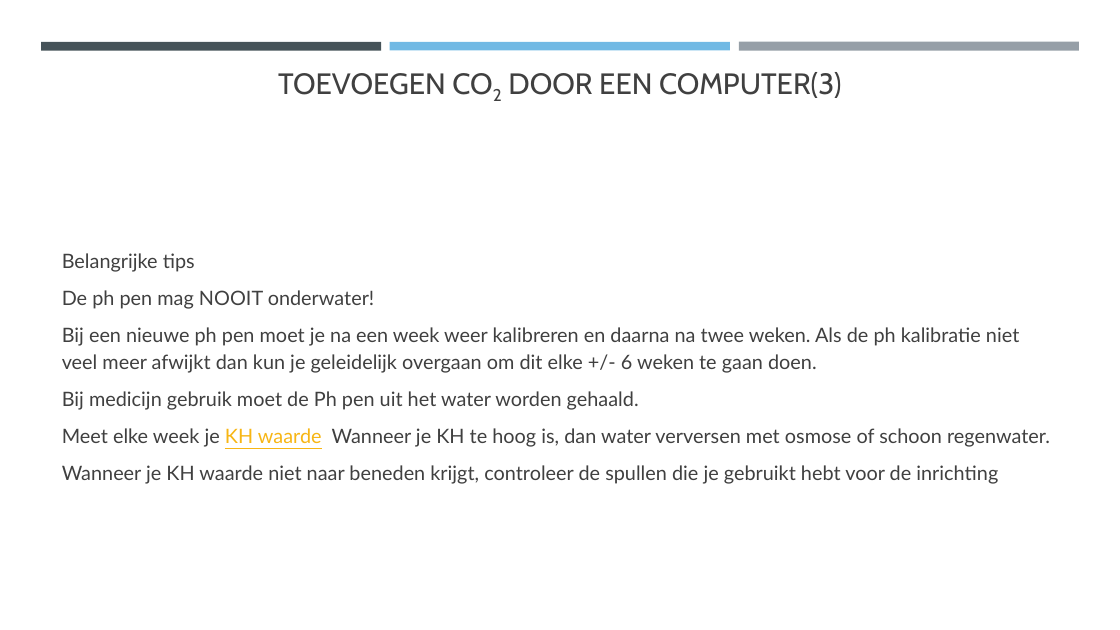
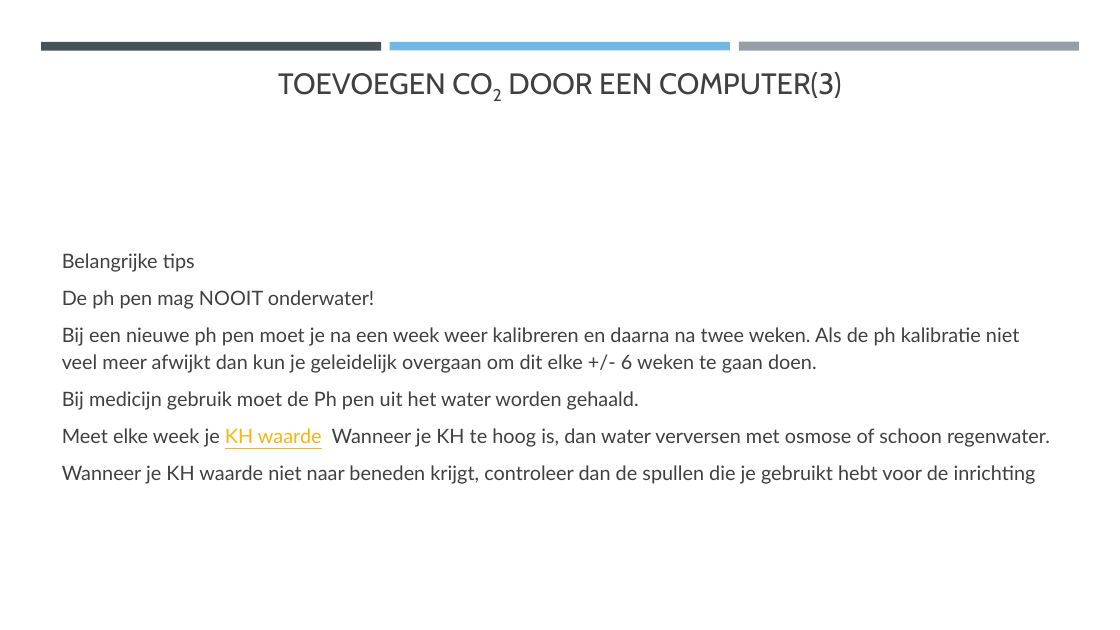
Before and after one commit to Riekusb/arduino, a slide deck: slide 22 of lezingen/basiskennis aquarium houden/Basiskennis aquarium.pptx. Drawn at 1120x630 pixels with LibreOffice and Linux fonts; fonts in the diff are those of the drawing. Boxes give left, top, right and bottom in pixels: in the first picture for what was removed or moved away, otherwise in the second. Text is boxed around its words. In the diff, an @@ line names an element or a change of style, - is before the commit and + after.

```diff
--- a/lezingen/basiskennis aquarium houden/Basiskennis aquarium.pptx
+++ b/lezingen/basiskennis aquarium houden/Basiskennis aquarium.pptx
@@ text at [62, 465, 1036, 484]: text changed @@
-Wanneer je KH waarde niet naar beneden krijgt, controleer de spullen die je gebruikt hebt voor de inrichting
+Wanneer je KH waarde niet naar beneden krijgt, controleer dan de spullen die je gebruikt hebt voor de inrichting
```
Also in this commit, not shown: 19 other slides changed, 1 other file.
